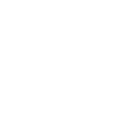
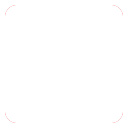
Layer changes from the first 128×128 image to the second:
added layer "Abgerundetes Rechteck 1" above "Ebene 1" over [5, 5, 123, 123]
hid "Ellipse 2" over [5, 5, 123, 123]
